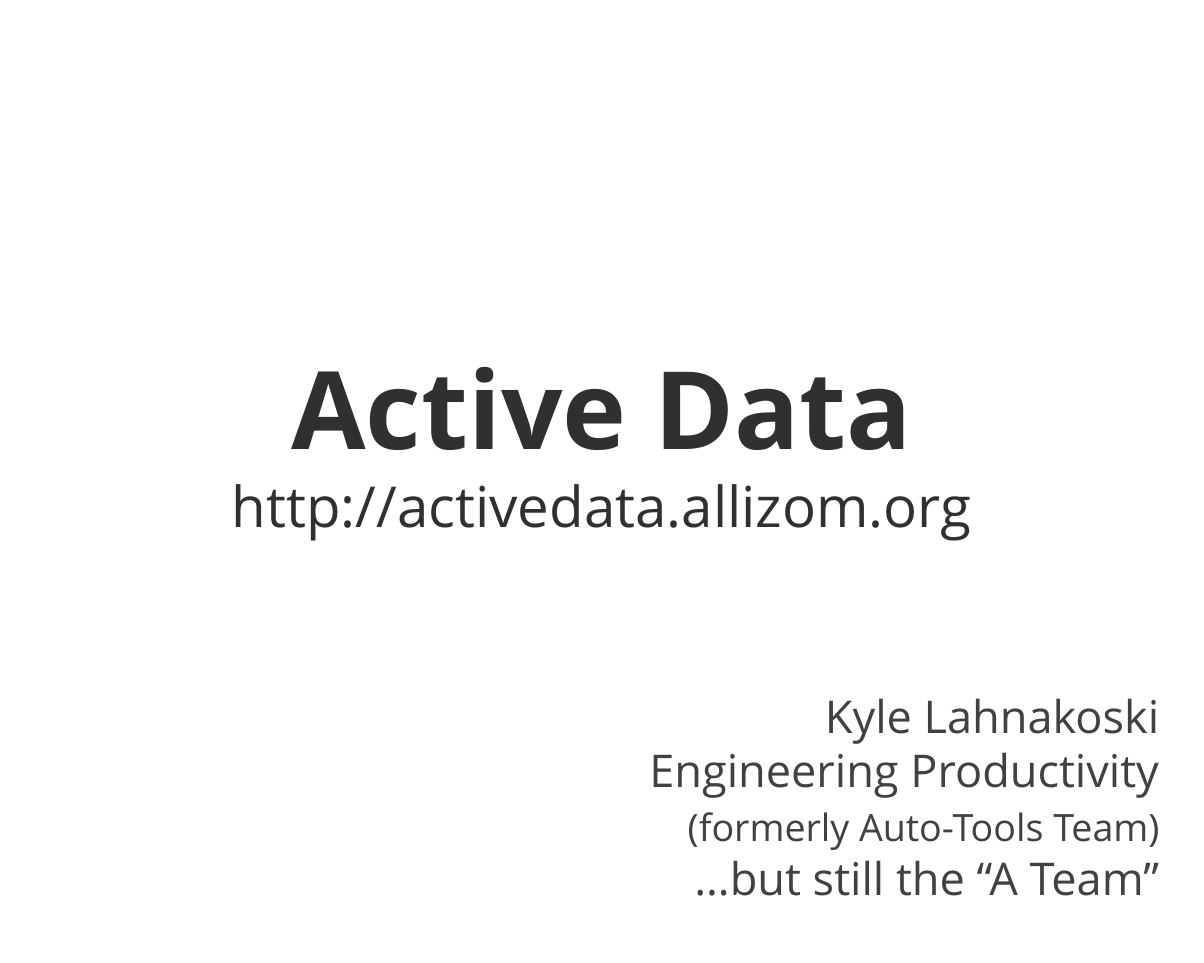
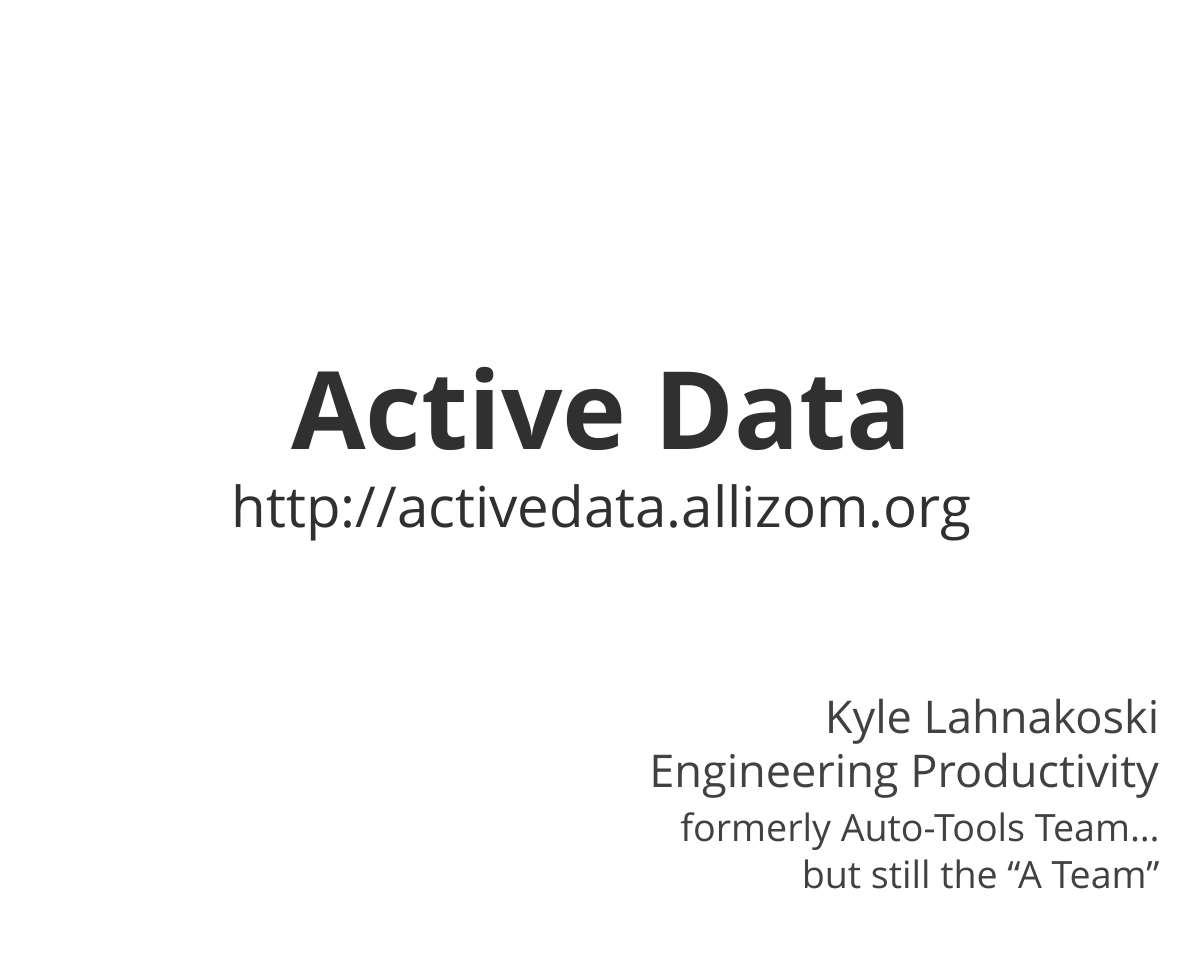
Before and after one commit to mozilla/ActiveData, a slide deck: slide 1 of docs/ActiveData Lightning 150910.ppt. Drawn at 1204x963 pixels with LibreOffice and Linux fonts; fonts in the diff are those of the drawing; background and template pictures are left out. Boxes give left, top, right and bottom in pixels: in the first picture for what was removed or moved away, otherwise in the second. Text is boxed around its words. In the diff, an @@ line names an element or a change of style, - is before the commit and + after.

```diff
--- a/docs/ActiveData Lightning 150910.ppt
+++ b/docs/ActiveData Lightning 150910.ppt
@@ text at (680,812,1160,889): text changed @@
-  (formerly Auto-Tools Team)
-  …but still the “A Team”
+  formerly Auto-Tools Team…
+  but still the “A Team”
```
Also in this commit, not shown: 12 other slides changed, 32 other files.
